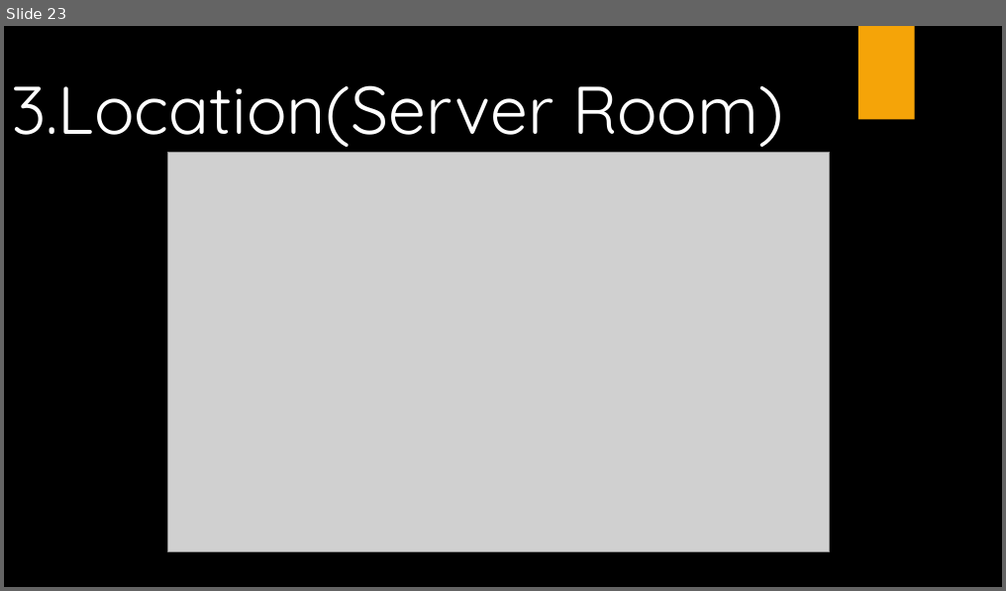
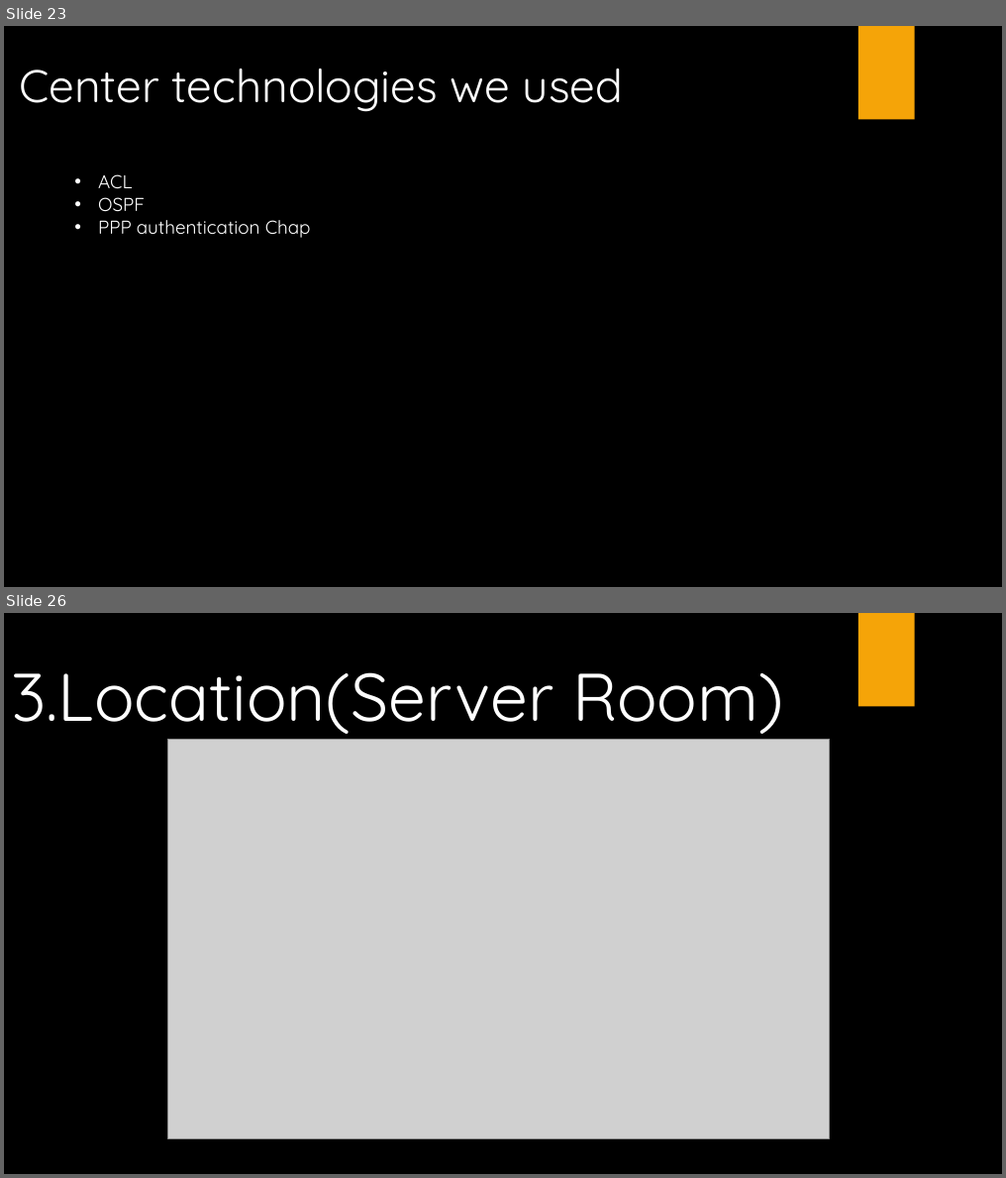
Before and after one commit to LajkaK2006/BorsodNet, a slide deck: BorsodNet.pptx. Shown one above the other, each under a label of ours: slide 23 before the commit, slides 23 and 26 after it; the slides between them are not shown. The pictures are 1006x591 and 1006x1178 pixels, drawn with LibreOffice and Linux fonts; fonts in the diff are those of the drawing; grey boxes stand for pictures; background and template pictures are left out. Boxes give left, top, right and bottom in pixels: in the first picture for what was removed or moved away, otherwise in the second. Text is boxed around its words. In the diff, an @@ line names an element or a change of style, - is before the commit and + after.

```diff
--- a/BorsodNet.pptx
+++ b/BorsodNet.pptx
@@ slide 23 added at (4, 26, 1002, 587), background picture (left out) @@
@@ rectangle added at (4, 26, 1002, 587), fill #000000 @@
@@ rectangle added at (858, 26, 915, 120), fill #F5A408 @@
@@ text added at (19, 69, 623, 112), 44 pt, text #FFFFFF @@
+Center technologies we used
@@ text added at (98, 174, 311, 238), 18 pt, text #FFFFFF @@
+• ACL
+• OSPF
+• PPP authentication Chap
@@ what was slide 23 is now slide 26 @@
```
Also in this commit, not shown: 5 slides changed, 8 other slides added.
